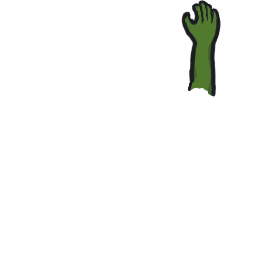
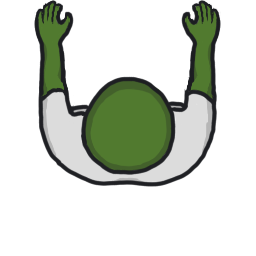
The second w=256, h=256 image is a revision of the first. Changes to its layers:
showed group "LeftArm" (1st of 2) (2 layers) over [34, 0, 217, 187]
showed group "Body" (1st of 3) (2 layers) over [38, 64, 217, 187]
painted on "Body" (2nd of 3, in "Body") over [38, 64, 217, 187]
